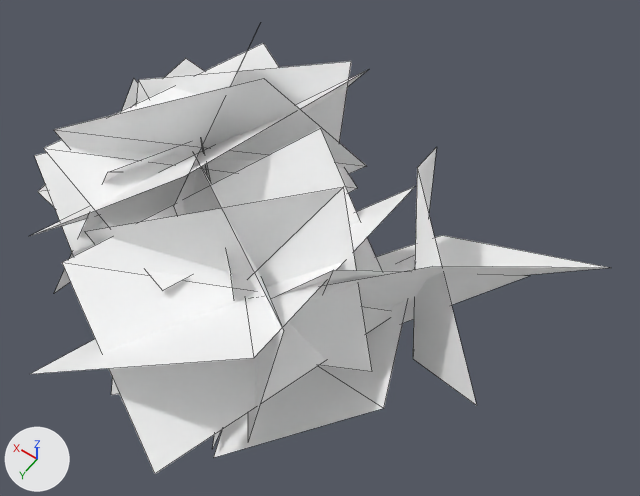
An edit to the glTF model assets/models/Bush1.gltf, drawn before and after from the same camera.
Camera for both pictures: a 50 mm lens placed at (98.96, 15.89, 21.32), pointed at (100.29, 14.02, 18.4). Every picture has the same lights, and +X, +Y and +Z are marked at lower left. The picture after the commit comes second. Mesh edges are drawn as thin lines.

Objects in the first picture: 'Bush1'.
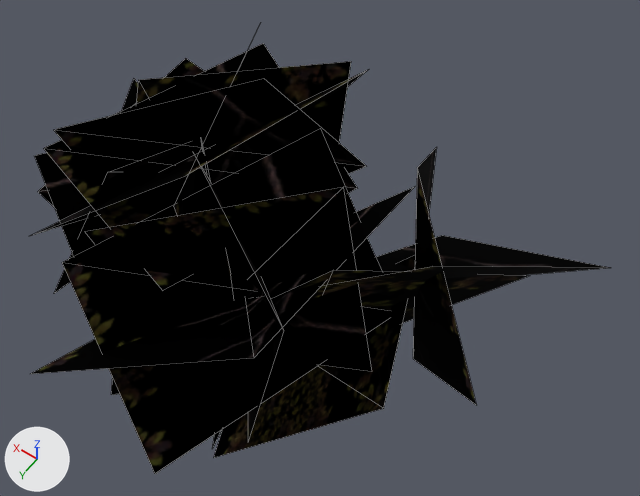
The newer file is also turned or shifted as a whole; pictures and numbers use the older file's frame.

Edits to the bpy script that builds the scene:
```text
Add img_bush1_png:
    img_bush1_png = load_image('bush1.png', '../textures/Bush1.png', 256, 256, 'sRGB')
Change mat_bush1:
    remove mat_bush1.base_color = (1.0, 1.0, 1.0)  # white #ffffff
    add mat_bush1.texture = img_bush1_png
```

Changed parts and their boxes (x1, y1, x2, y2) in the pictures (640 x 496 px):
'Bush1', surface changed (white to black): (31, 43, 609, 474) in both
